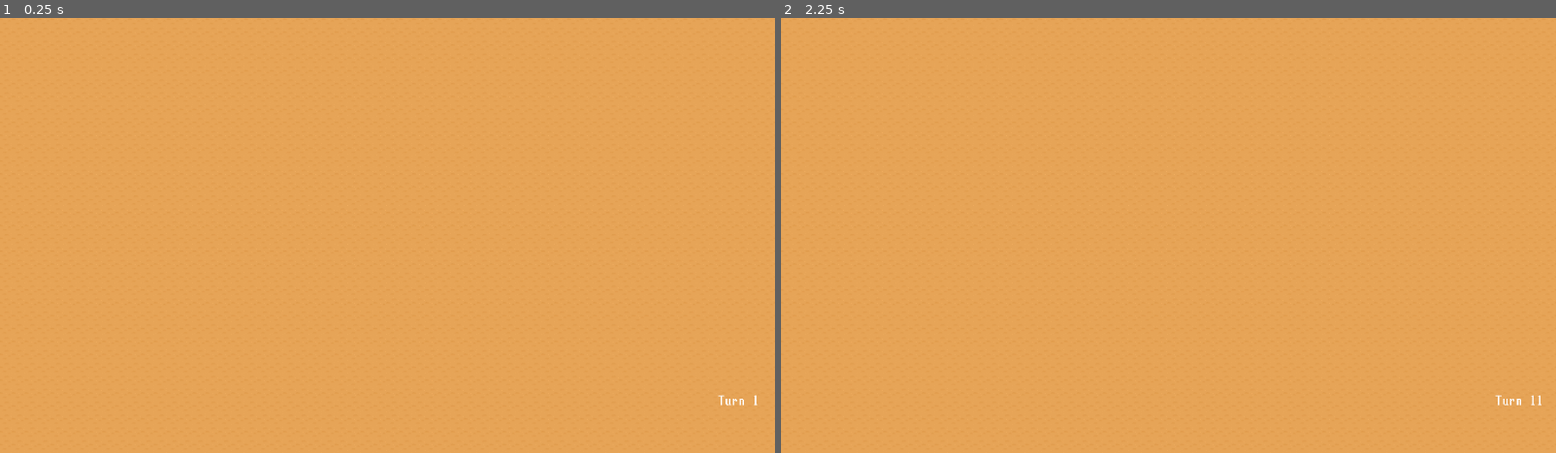
Above: before the commit, frames 1-2 (left to right).
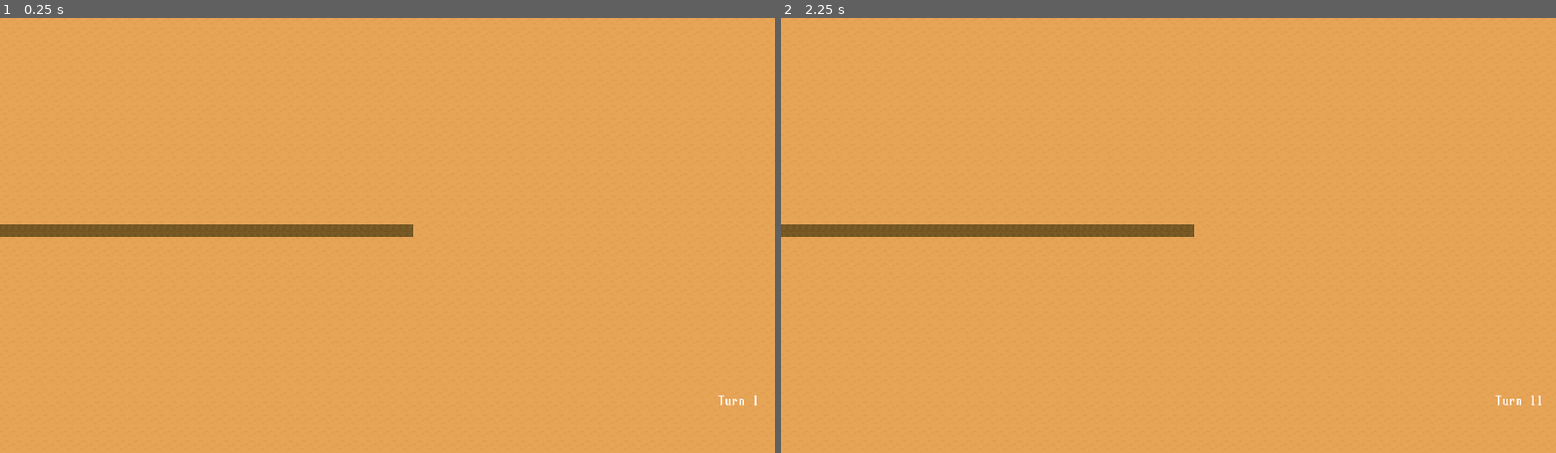
Above: after the commit, the same moments.

Repository: xfactor2000/nuclear-nation
Game: Godot game, scene res://Main.tscn
Two runs of this game, one before a commit and one after it. Both use one fixed random seed, a clock stepped at 60 frames per second and the inputs below.
Inputs:
- Up to frame 1 (0.25 s): no input
- Up to frame 2 (2.25 s): tap Enter (ui_accept) at 0.5, 0.6, 0.77, 1.07, 1.25, 1.35, 1.52, 1.82, 2, 2.1 s

The runs differ from the first frame. In frame 1, 1.5% of the frame differs, in the area x 0-54%, y 47-51%; in frame 2, 1.5%.

Commit message:
Drew dummy road

Diff:
--- a/Main.gd
+++ b/Main.gd
@@ -5,10 +5,10 @@
 
 onready var cheatMenu = get_node("CheatPanel") as Panel
 onready var turnLabel = get_node("TurnLabel") as RichTextLabel
+onready var desertTilemap = get_node("DesertTileMap") as TileMap
 
 const POPDELTA = 100
 const POPSPERHOUSE=10
-
 
 var area  = Array()
 const AREAHEIGHT = 80
@@ -18,9 +18,13 @@
 	var from:Vector2
 	var to: Vector2
 
+	func isVertical()->bool:
+		return (from.x == to.x)
+
 	func _init(from:Vector2, to:Vector2):
 		self.from=from
 		self.to=to
+
 
 class House:
 	var topLeftCoords:Vector2
@@ -43,18 +47,38 @@
 	var newTotalPop = totalPopulation + pop
 	var existingHouseCount = houses.size()
 	var newHousesNeeded = newTotalPop / POPSPERHOUSE - existingHouseCount
-	print(newHousesNeeded)
+	#print(newHousesNeeded)
 	#place the houses along the existing roads or allocate new ones
 	return AccomodatePopulationResponse.new(newTotalPop,roads,houses)
 
 
 func updateTurn(t = turn):
 	accomodatePopulation(POPDELTA, totalPopulation, roads, houses)
+	drawRoads(roads)
 	turnLabel.bbcode_text = "[center]Turn %s[/center]" % (t +1)
+
+func drawRoads(roads: Array):
+	for road in roads:
+		var to_x = road.to.x
+		if (to_x == road.from.x):
+			to_x +=1
+
+		var to_y = road.to.y
+		if (to_y == road.from.y):
+			to_y +=1
+
+		for x in range(road.from.x,to_x):
+			for y in range(road.from.y,to_y):
+				print(x)
+				print(y)
+				desertTilemap.set_cell(x,y,1)
+	pass
 
 # Called when the node enters the scene tree for the first time.
 func _ready():
+	roads.append(Road.new(Vector2(0,16),Vector2(32,16)))
 	updateTurn()
+
 
 
 
